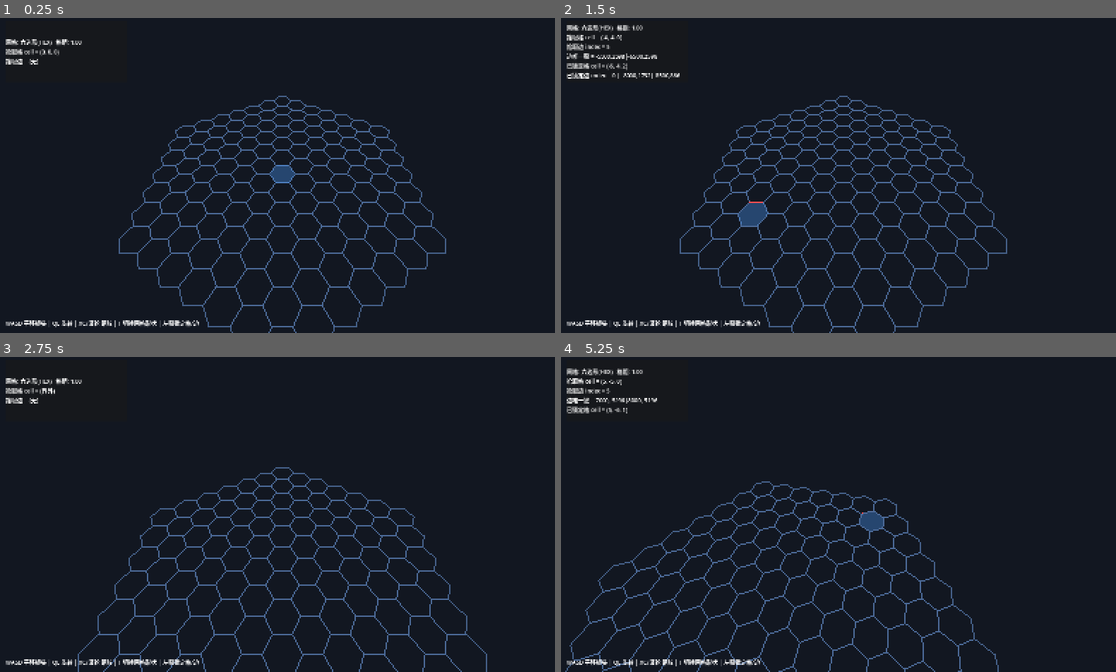
Above: before the commit, frames 1-4 (two rows, left to right).
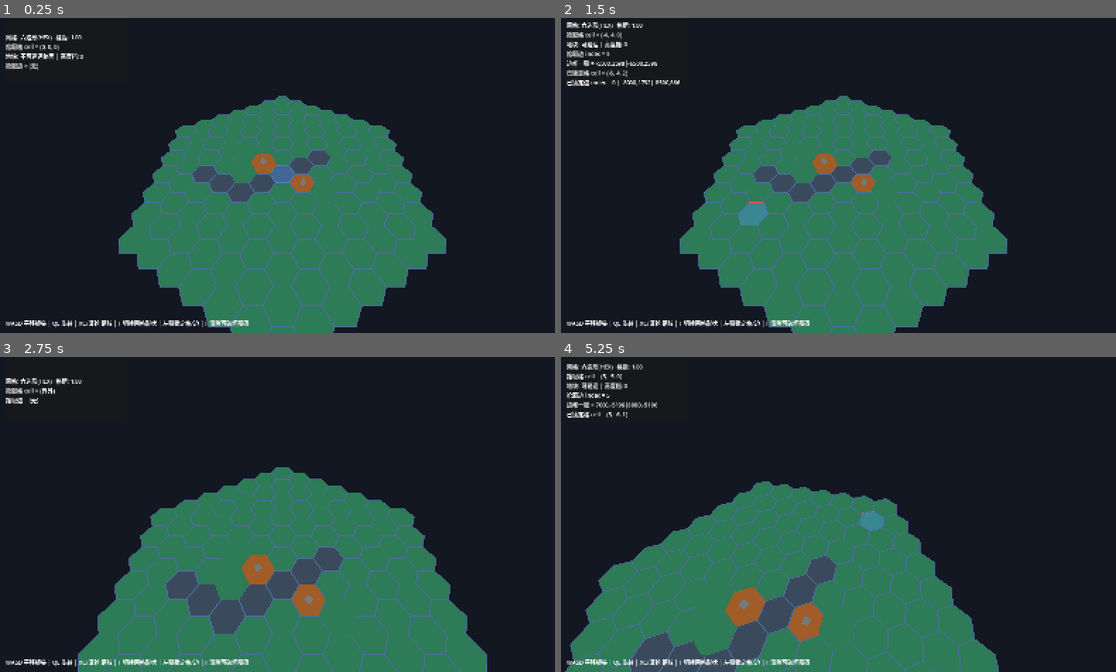
Above: after the commit, the same moments.

Repository: granjzil-art/MirrorDefender
Game: Godot game, scene res://scenes/Main.tscn
The game is run twice, just before and just after one commit, with the same random seed, the same clock (stepped at 60 frames per second) and the same inputs.
Inputs (mouse positions are in pixels of both pictures, inside the frame that each line leads up to):
- Up to frame 1 (0.25 s): no input
- Up to frame 2 (1.5 s): tap Enter at 0.5 s; move the mouse to (966, 159) at 0.52 s; tap F at 0.6 s; click (966, 159) at 0.67 s; tap Space at 1.25 s; drag from (733, 191) to (816, 238) at 1.27 s
- Up to frame 3 (2.75 s): tap Enter at 2 s; move the mouse to (338, 442) at 2.02 s; hold W (cam_move_forward) from 2.03 s (still down); click (338, 442) at 2.17 s; tap F at 2.3 s
- Up to frame 4 (5.25 s): release W (cam_move_forward) at 2.75 s; drag from (816, 577) to (672, 464) at 2.77 s; tap Space at 3.5 s; move the mouse to (1010, 561) at 3.52 s; hold D (cam_move_right) 3.53-4.25 s; click (1010, 561) at 3.67 s; tap F at 3.8 s; drag from (672, 464) to (760, 432) at 4.27 s; tap Enter at 5 s; move the mouse to (871, 514) at 5.02 s; hold E (cam_rotate_right) from 5.03 s (still down); click (871, 514) at 5.17 s

The runs differ from the first frame. In frame 1, 29% of the frame differs, in the area x 1-81%, y 4-100%; in frame 2, 30%; in frame 3, 31%; in frame 4, 32%, in the area x 1-79%, y 2-100%.

Commit message:
[Tile] 完成 M2 地块系统与编辑器

Diff:
--- a/project.godot
+++ b/project.godot
@@ -32,7 +32,7 @@
 
 [editor_plugins]
 
-enabled=PackedStringArray("res://addons/godot_mcp/plugin.cfg")
+enabled=PackedStringArray("res://addons/godot_mcp/plugin.cfg", "res://addons/mirror_tile_editor/plugin.cfg")
 
 [input]
 
--- /dev/null
+++ b/resources/levels/M2DemoLevel.tres
@@ -0,0 +1,74 @@
+[gd_resource type="Resource" script_class="LevelResource" load_steps=14 format=3]
+
+[ext_resource type="Script" path="res://scripts/level/LevelResource.gd" id="1_level"]
+[ext_resource type="Script" path="res://scripts/tile/TileCellData.gd" id="2_tile"]
+
+[sub_resource type="Resource" id="Tile_road_0"]
+script = ExtResource("2_tile")
+cell = Vector3i(-4, 2, 2)
+tile_type = 2
+
+[sub_resource type="Resource" id="Tile_road_1"]
+script = ExtResource("2_tile")
+cell = Vector3i(-3, 2, 1)
+tile_type = 2
+
+[sub_resource type="Resource" id="Tile_road_2"]
+script = ExtResource("2_tile")
+cell = Vector3i(-2, 2, 0)
+tile_type = 2
+
+[sub_resource type="Resource" id="Tile_road_3"]
+script = ExtResource("2_tile")
+cell = Vector3i(-1, 1, 0)
+tile_type = 2
+
+[sub_resource type="Resource" id="Tile_road_4"]
+script = ExtResource("2_tile")
+cell = Vector3i(0, 0, 0)
+tile_type = 2
+
+[sub_resource type="Resource" id="Tile_road_5"]
+script = ExtResource("2_tile")
+cell = Vector3i(1, -1, 0)
+tile_type = 2
+
+[sub_resource type="Resource" id="Tile_road_6"]
+script = ExtResource("2_tile")
+cell = Vector3i(2, -2, 0)
+tile_type = 2
+
+[sub_resource type="Resource" id="Tile_rock_0"]
+script = ExtResource("2_tile")
+cell = Vector3i(-1, 0, 1)
+tile_type = 1
+height_level = 1
+
+[sub_resource type="Resource" id="Tile_rock_1"]
+script = ExtResource("2_tile")
+cell = Vector3i(1, 0, -1)
+tile_type = 1
+
+[sub_resource type="Resource" id="Tile_hill_0"]
+script = ExtResource("2_tile")
+cell = Vector3i(-2, 0, 2)
+height_level = 2
+
+[sub_resource type="Resource" id="Tile_hill_1"]
+script = ExtResource("2_tile")
+cell = Vector3i(-2, 1, 1)
+height_level = 1
+
+[sub_resource type="Resource" id="Tile_hill_2"]
+script = ExtResource("2_tile")
+cell = Vector3i(2, 0, -2)
+height_level = 1
+
+[resource]
+script = ExtResource("1_level")
+grid_shape = 0
+grid_cell_size = 1.0
+grid_size = Vector2i(6, 6)
+height_levels = 3
+height_step = 0.45
+tiles = [SubResource("Tile_road_0"), SubResource("Tile_road_1"), SubResource("Tile_road_2"), SubResource("Tile_road_3"), SubResource("Tile_road_4"), SubResource("Tile_road_5"), SubResource("Tile_road_6"), SubResource("Tile_rock_0"), SubResource("Tile_rock_1"), SubResource("Tile_hill_0"), SubResource("Tile_hill_1"), SubResource("Tile_hill_2")]
--- /dev/null
+++ b/resources/tiles/BlockedTile.tres
@@ -0,0 +1,9 @@
+[gd_resource type="Resource" script_class="TilePreset" load_steps=2 format=3]
+
+[ext_resource type="Script" path="res://scripts/tile/TilePreset.gd" id="1_preset"]
+
+[resource]
+script = ExtResource("1_preset")
+display_name = "不可建造路面"
+tile_type = 2
+height_level = 0
--- /dev/null
+++ b/resources/tiles/BuildableTile.tres
@@ -0,0 +1,9 @@
+[gd_resource type="Resource" script_class="TilePreset" load_steps=2 format=3]
+
+[ext_resource type="Script" path="res://scripts/tile/TilePreset.gd" id="1_preset"]
+
+[resource]
+script = ExtResource("1_preset")
+display_name = "可建造"
+tile_type = 0
+height_level = 0
--- /dev/null
+++ b/resources/tiles/DestructibleTile.tres
@@ -0,0 +1,9 @@
+[gd_resource type="Resource" script_class="TilePreset" load_steps=2 format=3]
+
+[ext_resource type="Script" path="res://scripts/tile/TilePreset.gd" id="1_preset"]
+
+[resource]
+script = ExtResource("1_preset")
+display_name = "可破坏障碍"
+tile_type = 1
+height_level = 0
--- a/scenes/Main.tscn
+++ b/scenes/Main.tscn
@@ -4,6 +4,9 @@
 [ext_resource type="Script" path="res://scripts/grid/GridManager.gd" id="2_grid"]
 [ext_resource type="Script" path="res://scripts/grid/GridRenderer.gd" id="3_render"]
 [ext_resource type="Script" path="res://scripts/camera/CameraController.gd" id="4_cam"]
+[ext_resource type="Script" path="res://scripts/tile/TileManager.gd" id="5_tile_manager"]
+[ext_resource type="Script" path="res://scripts/tile/TileRenderer.gd" id="6_tile_renderer"]
+[ext_resource type="Resource" path="res://resources/levels/M2DemoLevel.tres" id="7_level"]
 
 [sub_resource type="Environment" id="Env_1"]
 background_mode = 1
@@ -14,6 +17,7 @@
 
 [node name="Main" type="Node3D"]
 script = ExtResource("1_main")
+level = ExtResource("7_level")
 
 [node name="WorldEnvironment" type="WorldEnvironment" parent="."]
 environment = SubResource("Env_1")
@@ -32,6 +36,12 @@
 
 [node name="GridRenderer" type="Node3D" parent="."]
 script = ExtResource("3_render")
+
+[node name="TileManager" type="Node3D" parent="."]
+script = ExtResource("5_tile_manager")
+
+[node name="TileRenderer" type="Node3D" parent="."]
+script = ExtResource("6_tile_renderer")
 
 [node name="CameraRig" type="Node3D" parent="."]
 script = ExtResource("4_cam")
--- a/scripts/Main.gd
+++ b/scripts/Main.gd
@@ -1,17 +1,22 @@
 ## Main —— M1 主场景控制器
 ##
-## 职责：装配 Grid / 相机 / 渲染，处理拾取并驱动高亮，切换网格形状，更新 HUD。
-## 这是 M1 的验收入口场景。
+## 职责：装配 Grid / Tile / 相机 / 渲染，处理拾取并驱动高亮，更新 HUD。
+## 这是 M2 的验收入口场景。
 ##
 ## 操作：
 ##   WASD 平移镜头 / QE 旋转镜头 / XC + 滚轮 缩放
 ##   T    切换 六边形 <-> 正方形
 ##   鼠标悬停：高亮格；靠近边时高亮边（并显示 canonical_edge_id）
 ##   左键：锁定当前拾取格/边并显示到 HUD
+##   F    清除锁定的可破坏障碍
 extends Node3D
+
+@export var level: LevelResource
 
 @onready var grid: GridManager = $GridManager
 @onready var renderer: GridRenderer = $GridRenderer
+@onready var tile_manager: TileManager = $TileManager
+@onready var tile_renderer: TileRenderer = $TileRenderer
 @onready var cam_rig: CameraController = $CameraRig
 @onready var hud_label: Label = $HUD/Panel/Info
 @onready var hint_label: Label = $HUD/Hint
@@ -24,8 +29,15 @@
 var _selected_edge_id: String = ""
 
 func _ready() -> void:
+	if level != null:
+		grid.apply_configuration(level.grid_shape, level.grid_cell_size, level.grid_size)
 	_camera = cam_rig.get_camera()
 	renderer.set_grid(grid)
+	tile_manager.set_grid(grid)
+	tile_renderer.set_grid(grid)
+	tile_renderer.set_tile_manager(tile_manager)
+	if level != null:
+		tile_manager.load_level(level)
 	_update_hint()
 
 func _process(_delta: float) -> void:
@@ -54,6 +66,11 @@
 	lines.append("网格: %s   格距: %.2f" % [shape_name, grid.cell_size])
 	if cell.hit:
 		lines.append("拾取格 cell = %s" % str(cell.cell))
+		var tile := tile_manager.get_tile(cell.cell)
+		if tile != null:
+			lines.append("地块: %s | 高度档: %d" % [tile.get_display_name(), tile.height_level])
+			if tile.is_destructible():
+				lines.append("按 F 清除障碍，转为可建造")
 	else:
 		lines.append("拾取格 cell = (界外)")
 	if edge.hit:
@@ -68,7 +85,7 @@
 	hud_label.text = "\n".join(lines)
 
 func _update_hint() -> void:
-	hint_label.text = "WASD 平移镜头 | QE 旋转 | XC/滚轮 缩放 | T 切换网格形状 | 左键锁定格/边"
+	hint_label.text = "WASD 平移镜头 | QE 旋转 | XC/滚轮 缩放 | T 切换网格形状 | 左键锁定格/边 | F 清除可破坏障碍"
 
 func _unhandled_input(event: InputEvent) -> void:
 	if event.is_action_pressed("toggle_grid_shape"):
@@ -78,6 +95,8 @@
 			grid.grid_shape = GridManager.Shape.HEX
 	elif event.is_action_pressed("place_select"):
 		_lock_current_pick()
+	elif event is InputEventKey and event.pressed and not event.echo and event.keycode == KEY_F:
+		_destroy_selected_obstacle()
 
 func _lock_current_pick() -> void:
 	var mp := get_viewport().get_mouse_position()
@@ -90,3 +109,8 @@
 	if _has_selected_edge:
 		_selected_edge_index = edge.edge_index
 		_selected_edge_id = edge.id
+
+func _destroy_selected_obstacle() -> void:
+	if not _has_selected_cell:
+		return
+	tile_manager.destroy_obstacle_at(_selected_cell)
--- a/scripts/grid/GridManager.gd
+++ b/scripts/grid/GridManager.gd
@@ -74,6 +74,9 @@
 func get_edge_endpoints(cell: Vector3i, edge_index: int) -> Array[Vector3]:
 	return shape.get_edge_endpoints(cell, edge_index)
 
+func neighbor_across_edge(cell: Vector3i, edge_index: int) -> Vector3i:
+	return shape.neighbor_across_edge(cell, edge_index)
+
 func canonical_edge_id(cell: Vector3i, edge_index: int) -> String:
 	return shape.canonical_edge_id(cell, edge_index)
 
@@ -85,6 +88,12 @@
 
 func is_in_bounds(cell: Vector3i) -> bool:
 	return shape.is_in_bounds(cell, grid_size)
+
+## Applies level-owned grid data through GridManager, preserving its public API.
+func apply_configuration(p_shape: int, p_cell_size: float, p_grid_size: Vector2i) -> void:
+	grid_shape = p_shape
+	cell_size = p_cell_size
+	grid_size = p_grid_size
 
 # ---- 拾取 ----
 
--- /dev/null
+++ b/scripts/level/LevelResource.gd
@@ -0,0 +1,55 @@
+## LevelResource -- data-only level definition.
+##
+## M2 owns grid and tile layout. Later milestones extend this same Resource with
+## paths, waves, resources, and caps instead of creating parallel level formats.
+class_name LevelResource
+extends Resource
+
+@export_group("Grid")
+@export_enum("六边形", "正方形") var grid_shape: int = 0
+@export_range(0.1, 10.0, 0.05, "or_greater") var grid_cell_size: float = 1.0
+## HEX uses x as radius. SQUARE uses (columns, rows).
+@export var grid_size: Vector2i = Vector2i(6, 6)
+
+@export_group("Tiles")
+@export_range(1, 16, 1) var height_levels: int = 3
+@export_range(0.05, 5.0, 0.05, "or_greater") var height_step: float = 0.45
+@export var tiles: Array = []
+
+func get_tile(cell: Vector3i) -> Variant:
+	for raw_tile in tiles:
+		var tile: Resource = raw_tile
+		if tile == null:
+			continue
+		var tile_cell: Vector3i = tile.get("cell")
+		if tile_cell == cell:
+			return tile
+	return null
+
+func store_tile(tile: Resource) -> void:
+	if tile == null:
+		return
+	var tile_cell: Vector3i = tile.get("cell")
+	for index in range(tiles.size()):
+		var current: Resource = tiles[index]
+		if current == null:
+			continue
+		var current_cell: Vector3i = current.get("cell")
+		if current_cell == tile_cell:
+			tiles[index] = tile
+			emit_changed()
+			return
+	tiles.append(tile)
+	emit_changed()
+
+func clear_tiles() -> void:
+	tiles.clear()
+	emit_changed()
+
+func clamp_tile_heights() -> void:
+	for raw_tile in tiles:
+		var tile: Resource = raw_tile
+		if tile != null:
+			var current_height: int = tile.get("height_level")
+			tile.set("height_level", clampi(current_height, 0, maxi(0, height_levels - 1)))
+	emit_changed()
--- /dev/null
+++ b/scripts/tile/TileCellData.gd
@@ -0,0 +1,80 @@
+## TileCellData -- serializable state for one map cell.
+##
+## This Resource owns gameplay state only. TileManager owns lookup and events,
+## while TileRenderer owns all 3D presentation.
+class_name TileCellData
+extends Resource
+
+enum TileType {
+	BUILDABLE,
+	DESTRUCTIBLE,
+	BLOCKED,
+}
+
+@export_group("Identity")
+@export var cell: Vector3i = Vector3i.ZERO
+
+@export_group("Terrain")
+@export var tile_type: TileType = TileType.BUILDABLE
+@export_range(0, 15, 1) var height_level: int = 0
+@export var obstacle_destroyed: bool = false
+
+## Runtime-only occupancy. Buildings will set this through TileManager in M3.
+var occupant: Node = null
+
+func configure(p_cell: Vector3i, p_tile_type: int, p_height_level: int) -> void:
+	cell = p_cell
+	tile_type = p_tile_type
+	height_level = maxi(0, p_height_level)
+	obstacle_destroyed = false
+	emit_changed()
+
+func is_buildable() -> bool:
+	return tile_type == TileType.BUILDABLE or (
+		tile_type == TileType.DESTRUCTIBLE and obstacle_destroyed
+	)
+
+func is_destructible() -> bool:
+	return tile_type == TileType.DESTRUCTIBLE and not obstacle_destroyed
+
+func is_blocked() -> bool:
+	return tile_type == TileType.BLOCKED
+
+func can_place() -> bool:
+	return is_buildable() and occupant == null
+
+func place(new_occupant: Node) -> bool:
+	if new_occupant == null or not can_place():
+		return false
+	occupant = new_occupant
+	return true
+
+func clear_occupant() -> void:
+	occupant = null
+
+## Converts the stone obstacle to a buildable cell while preserving terrain height.
+func destroy_obstacle() -> bool:
+	if not is_destructible():
+		return false
+	obstacle_destroyed = true
+	emit_changed()
+	return true
+
+func set_height_level(value: int, height_levels: int) -> void:
+	height_level = clampi(value, 0, maxi(0, height_levels - 1))
+	emit_changed()
+
+func set_tile_type(value: int) -> void:
+	tile_type = value
+	obstacle_destroyed = false
+	emit_changed()
+
+func get_display_name() -> String:
+	match tile_type:
+		TileType.BUILDABLE:
+			return "可建造"
+		TileType.DESTRUCTIBLE:
+			return "可破坏障碍" if not obstacle_destroyed else "可建造（已清障）"
+		TileType.BLOCKED:
+			return "不可建造路面"
+	return "未知地块"
--- /dev/null
+++ b/scripts/tile/TileManager.gd
@@ -0,0 +1,138 @@
+## TileManager -- Tile module's only runtime state/query entry point.
+##
+## Other gameplay modules query this manager rather than retaining TileCellData
+## resources. TileRenderer and later Building/Path systems react through signals.
+class_name TileManager
+extends Node3D
+
+const BUILDABLE_TILE_TYPE := 0
+
+@export_group("Feature")
+@export var feature_enabled: bool = true
+
+@export_group("Level")
+@export var level: Resource
+
+signal level_loaded(level_resource: LevelResource)
+signal tile_changed(cell: Vector3i, tile: TileCellData)
+signal obstacle_destroyed(cell: Vector3i)
+
+var _grid: GridManager
+var _tiles: Dictionary = {}
+
+func _ready() -> void:
+	var level_data := _get_level()
+	if _grid != null and level_data != null:
+		load_level(level_data)
+
+## Main injects the Grid module's public entry point during scene composition.
+func set_grid(value: GridManager) -> void:
+	_grid = value
+	var level_data := _get_level()
+	if is_node_ready() and level_data != null:
+		load_level(level_data)
+
+func load_level(level_resource: LevelResource) -> void:
+	level = level_resource
+	_tiles.clear()
+	var level_data := _get_level()
+	if not feature_enabled or level_data == null or _grid == null:
+		return
+	level_data.clamp_tile_heights()
+	for serialized_resource in level_data.tiles:
+		var serialized_tile: TileCellData = serialized_resource
+		if serialized_tile == null or not _grid.is_in_bounds(serialized_tile.cell):
+			continue
+		_tiles[serialized_tile.cell] = serialized_tile
+	for cell in _grid.enumerate_cells():
+		if not _tiles.has(cell):
+			_tiles[cell] = _make_default_tile(cell)
+	level_loaded.emit(level_data)
+
+func get_tile(cell: Vector3i) -> TileCellData:
+	if not _tiles.has(cell):
+		return null
+	var tile: TileCellData = _tiles[cell]
+	return tile
+
+func get_tiles() -> Array[TileCellData]:
+	var out: Array[TileCellData] = []
+	if _grid == null:
+		return out
+	for cell in _grid.enumerate_cells():
+		var tile := get_tile(cell)
+		if tile != null:
+			out.append(tile)
+	return out
+
+func get_world_height(cell: Vector3i) -> float:
+	var tile := get_tile(cell)
+	var level_data := _get_level()
+	if tile == null or level_data == null:
+		return 0.0
+	return float(tile.height_level) * level_data.height_step
+
+func can_place(cell: Vector3i) -> bool:
+	var tile := get_tile(cell)
+	return tile != null and tile.can_place()
+
+func is_blocked(cell: Vector3i) -> bool:
+	var tile := get_tile(cell)
+	return tile != null and tile.is_blocked()
+
+func apply_preset(cell: Vector3i, preset: TilePreset) -> bool:
+	var level_data := _get_level()
+	if not feature_enabled or _grid == null or level_data == null or preset == null:
+		return false
+	if not _grid.is_in_bounds(cell):
+		return false
+	var tile: TileCellData = preset.make_tile(cell, level_data.height_levels)
+	_set_tile(tile)
+	return true
+
+func update_tile_type(cell: Vector3i, tile_type: int) -> bool:
+	var tile := get_tile(cell)
+	if tile == null:
+		return false
+	tile.set_tile_type(tile_type)
+	_notify_tile_changed(tile)
+	return true
+
+func update_tile_height(cell: Vector3i, height_level: int) -> bool:
+	var tile := get_tile(cell)
+	var level_data := _get_level()
+	if tile == null or level_data == null:
+		return false
+	tile.set_height_level(height_level, level_data.height_levels)
+	_notify_tile_changed(tile)
+	return true
+
+func destroy_obstacle_at(cell: Vector3i) -> bool:
+	var tile := get_tile(cell)
+	if tile == null or not tile.destroy_obstacle():
+		return false
+	_notify_tile_changed(tile)
+	obstacle_destroyed.emit(cell)
+	return true
+
+func _set_tile(tile: TileCellData) -> void:
+	_tiles[tile.cell] = tile
+	var level_data := _get_level()
+	if level_data != null:
+		level_data.store_tile(tile)
+	_notify_tile_changed(tile)
+
+func _notify_tile_changed(tile: TileCellData) -> void:
+	var level_data := _get_level()
+	if level_data != null:
+		level_data.clamp_tile_heights()
+	tile_changed.emit(tile.cell, tile)
+
+func _get_level() -> LevelResource:
+	var level_data: LevelResource = level
+	return level_data
+
+func _make_default_tile(cell: Vector3i) -> TileCellData:
+	var tile := TileCellData.new()
+	tile.configure(cell, BUILDABLE_TILE_TYPE, 0)
+	return tile
--- /dev/null
+++ b/scripts/tile/TilePreset.gd
@@ -0,0 +1,14 @@
+## TilePreset -- palette asset used by the level editor.
+class_name TilePreset
+extends Resource
+
+const TileCellDataScript := preload("res://scripts/tile/TileCellData.gd")
+
+@export var display_name: String = "可建造"
+@export_enum("可建造", "可破坏障碍", "不可建造路面") var tile_type: int = 0
+@export_range(0, 15, 1) var height_level: int = 0
+
+func make_tile(cell: Vector3i, height_levels: int) -> Variant:
+	var tile: Resource = TileCellDataScript.new()
+	tile.call("configure", cell, tile_type, clampi(height_level, 0, maxi(0, height_levels - 1)))
+	return tile
--- /dev/null
+++ b/scripts/tile/TileRenderer.gd
@@ -0,0 +1,147 @@
+## TileRenderer -- M2 greybox terrain presentation.
+##
+## This renderer listens to TileManager signals and never changes tile state.
+## Meshes are batched by terrain type; raised cells only expose needed cliff faces.
+class_name TileRenderer
+extends Node3D
+
+const TILE_TYPE_COUNT := 3
+const TOP_LIFT := 0.01
+
+@export_group("Feature")
+@export var feature_enabled: bool = true
+
+@export_group("Terrain Colors")
+@export var buildable_color: Color = Color(0.18, 0.48, 0.34, 1.0)
+@export var destructible_color: Color = Color(0.63, 0.36, 0.16, 1.0)
+@export var blocked_color: Color = Color(0.23, 0.29, 0.36, 1.0)
+@export var obstacle_color: Color = Color(0.45, 0.48, 0.48, 1.0)
+
+@export_group("Terrain Geometry")
+@export_range(0.1, 1.0, 0.05) var obstacle_radius_ratio: float = 0.28
+@export_range(0.1, 2.0, 0.05) var obstacle_height_ratio: float = 0.6
+
+var _grid: GridManager
+var _tile_manager: TileManager
+var _tile_instances: Array[MeshInstance3D] = []
+var _tile_materials: Array[StandardMaterial3D] = []
+var _obstacle_instance: MeshInstance3D
+var _obstacle_material: StandardMaterial3D
+
+func _ready() -> void:
+	_setup_instances()
+
+func set_grid(value: GridManager) -> void:
+	if _grid != null and _grid.grid_changed.is_connected(_rebuild):
+		_grid.grid_changed.disconnect(_rebuild)
+	_grid = value
+	if is_node_ready() and _grid != null:
+		if not _grid.grid_changed.is_connected(_rebuild):
+			_grid.grid_changed.connect(_rebuild)
+		_rebuild()
+
+func set_tile_manager(value: TileManager) -> void:
+	if _tile_manager != null:
+		if _tile_manager.level_loaded.is_connected(_on_level_loaded):
+			_tile_manager.level_loaded.disconnect(_on_level_loaded)
+		if _tile_manager.tile_changed.is_connected(_on_tile_changed):
+			_tile_manager.tile_changed.disconnect(_on_tile_changed)
+	_tile_manager = value
+	if is_node_ready() and _tile_manager != null:
+		_tile_manager.level_loaded.connect(_on_level_loaded)
+		_tile_manager.tile_changed.connect(_on_tile_changed)
+		_rebuild()
+
+func _setup_instances() -> void:
+	var colors: Array[Color] = [buildable_color, destructible_color, blocked_color]
+	for index in range(TILE_TYPE_COUNT):
+		var instance := MeshInstance3D.new()
+		var material := _make_material(colors[index])
+		instance.material_override = material
+		_tile_instances.append(instance)
+		_tile_materials.append(material)
+		add_child(instance)
+	_obstacle_instance = MeshInstance3D.new()
+	_obstacle_material = _make_material(obstacle_color)
+	_obstacle_instance.material_override = _obstacle_material
+	add_child(_obstacle_instance)
+
+func _make_material(color: Color) -> StandardMaterial3D:
+	var material := StandardMaterial3D.new()
+	material.shading_mode = BaseMaterial3D.SHADING_MODE_UNSHADED
+	material.albedo_color = color
+	material.cull_mode = BaseMaterial3D.CULL_DISABLED
+	return material
+
+func _on_level_loaded(_level_resource: LevelResource) -> void:
+	_rebuild()
+
+func _on_tile_changed(_cell: Vector3i, _tile: TileCellData) -> void:
+	_rebuild()
+
+func _rebuild() -> void:
+	if not feature_enabled or _grid == null or _tile_manager == null or _tile_instances.is_empty():
+		return
+	var terrain_meshes: Array[ImmediateMesh] = []
+	for index in range(TILE_TYPE_COUNT):
+		var mesh := ImmediateMesh.new()
+		mesh.surface_begin(Mesh.PRIMITIVE_TRIANGLES)
+		terrain_meshes.append(mesh)
+	var obstacle_mesh := ImmediateMesh.new()
+	obstacle_mesh.surface_begin(Mesh.PRIMITIVE_TRIANGLES)
+	for cell in _grid.enumerate_cells():
+		var tile := _tile_manager.get_tile(cell)
+		if tile == null:
+			continue
+		var type_index := int(tile.tile_type)
+		if type_index < 0 or type_index >= TILE_TYPE_COUNT:
+			continue
+		_add_tile_geometry(terrain_meshes[type_index], tile)
+		if tile.is_destructible():
+			_add_obstacle_geometry(obstacle_mesh, tile)
+	for index in range(TILE_TYPE_COUNT):
+		terrain_meshes[index].surface_end()
+		_tile_instances[index].mesh = terrain_meshes[index]
+	obstacle_mesh.surface_end()
+	_obstacle_instance.mesh = obstacle_mesh
+
+func _add_tile_geometry(mesh: ImmediateMesh, tile: TileCellData) -> void:
+	var corners := _grid.get_corners(tile.cell)
+	if corners.size() < 3:
+		return
+	var top_y := _tile_manager.get_world_height(tile.cell) + TOP_LIFT
+	var center := _grid.cell_to_world(tile.cell) + Vector3(0.0, top_y, 0.0)
+	for index in range(corners.size()):
+		var a := corners[index] + Vector3(0.0, top_y, 0.0)
+		var b := corners[(index + 1) % corners.size()] + Vector3(0.0, top_y, 0.0)
+		mesh.surface_add_vertex(center)
+		mesh.surface_add_vertex(a)
+		mesh.surface_add_vertex(b)
+		var neighbor_cell := _grid.neighbor_across_edge(tile.cell, index)
+		var neighbor_top := _tile_manager.get_world_height(neighbor_cell) + TOP_LIFT
+		if top_y <= neighbor_top + 0.001:
+			continue
+		var lower_a := Vector3(a.x, neighbor_top, a.z)
+		var lower_b := Vector3(b.x, neighbor_top, b.z)
+		mesh.surface_add_vertex(a)
+		mesh.surface_add_vertex(lower_a)
+		mesh.surface_add_vertex(lower_b)
+		mesh.surface_add_vertex(a)
+		mesh.surface_add_vertex(lower_b)
+		mesh.surface_add_vertex(b)
+
+func _add_obstacle_geometry(mesh: ImmediateMesh, tile: TileCellData) -> void:
+	var center := _grid.cell_to_world(tile.cell)
+	var base_y := _tile_manager.get_world_height(tile.cell) + TOP_LIFT
+	var radius := _grid.cell_size * obstacle_radius_ratio
+	var top := center + Vector3(0.0, base_y + _grid.cell_size * obstacle_height_ratio, 0.0)
+	var base: Array[Vector3] = [
+		center + Vector3(radius, base_y, 0.0),
+		center + Vector3(0.0, base_y, radius),
+		center + Vector3(-radius, base_y, 0.0),
+		center + Vector3(0.0, base_y, -radius),
+	]
+	for index in range(base.size()):
+		mesh.surface_add_vertex(top)
+		mesh.surface_add_vertex(base[index])
+		mesh.surface_add_vertex(base[(index + 1) % base.size()])
Not shown, added: addons/mirror_tile_editor/plugin.cfg
Not shown, added: addons/mirror_tile_editor/tile_editor_canvas.gd
Not shown, added: addons/mirror_tile_editor/tile_editor_canvas.gd.uid
Not shown, added: addons/mirror_tile_editor/tile_editor_panel.gd
Not shown, added: addons/mirror_tile_editor/tile_editor_panel.gd.uid
Not shown, added: addons/mirror_tile_editor/tile_editor_plugin.gd
Not shown, added: addons/mirror_tile_editor/tile_editor_plugin.gd.uid
Not shown, added: addons/mirror_tile_editor/tile_palette_item.gd
Not shown, added: addons/mirror_tile_editor/tile_palette_item.gd.uid
Not shown, added: scripts/level/LevelResource.gd.uid
Not shown, added: scripts/tile/TileCellData.gd.uid
Not shown, added: scripts/tile/TileManager.gd.uid
(and 6 more such lines)
